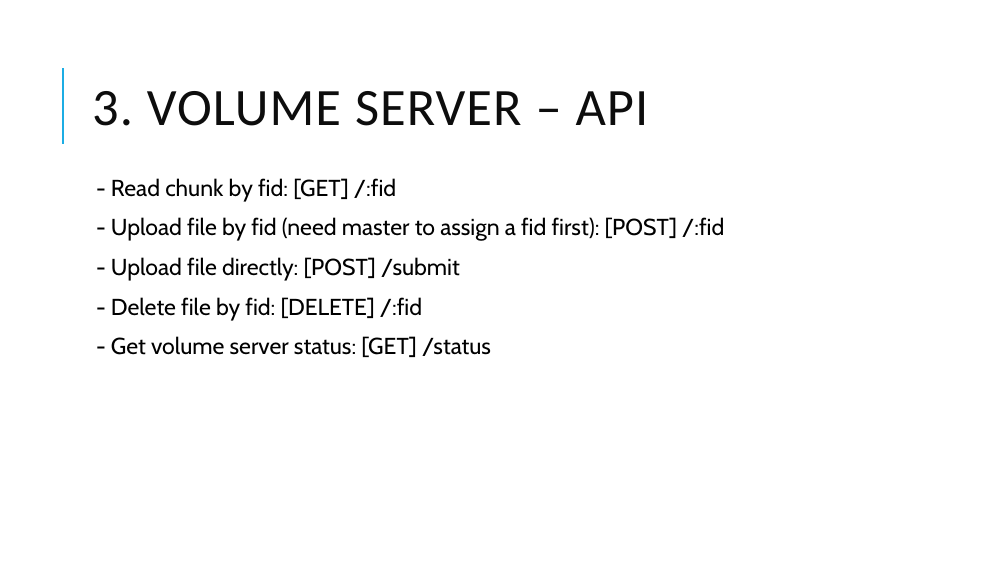
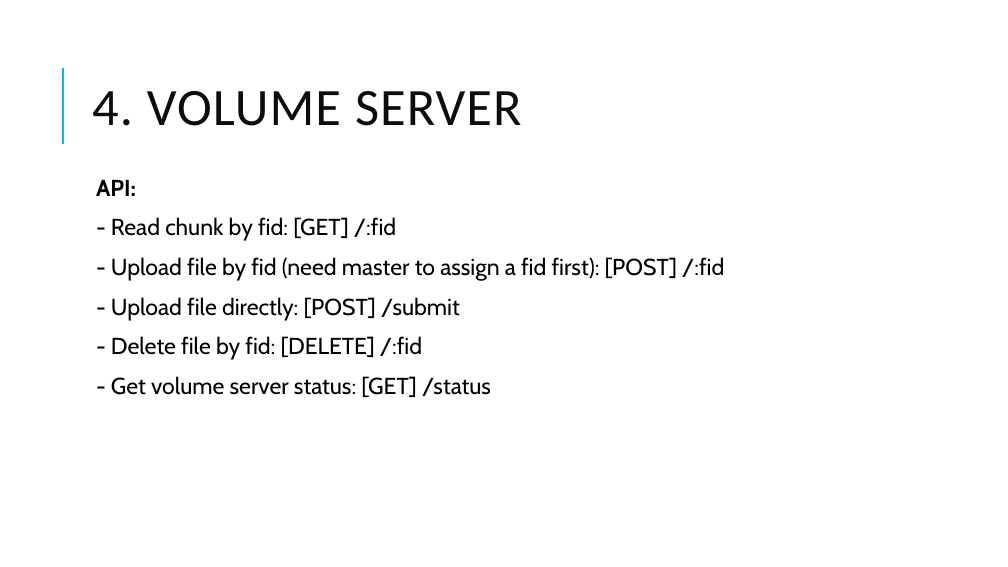
Before and after one commit to chi-org/seaweedfs-test, a slide deck: slide 11 of SeaweedFS_2.pptx (slide 10 before the commit). Drawn at 1008x567 pixels with LibreOffice and Linux fonts; fonts in the diff are those of the drawing. Boxes give left, top, right and bottom in pixels: in the first picture for what was removed or moved away, otherwise in the second. Text is boxed around its words. In the diff, an @@ line names an element or a change of style, - is before the commit and + after.

```diff
--- a/SeaweedFS_2.pptx
+++ b/SeaweedFS_2.pptx
@@ title at [92,91,522,126]: text changed @@
-3. VOLUME SERVER – API
+4. VOLUME SERVER
@@ text at [96,180,136,196]: paragraph added @@
+  API:
```
Also in this commit, not shown: 21 other slides changed, 1 slide added, 1 other file.
